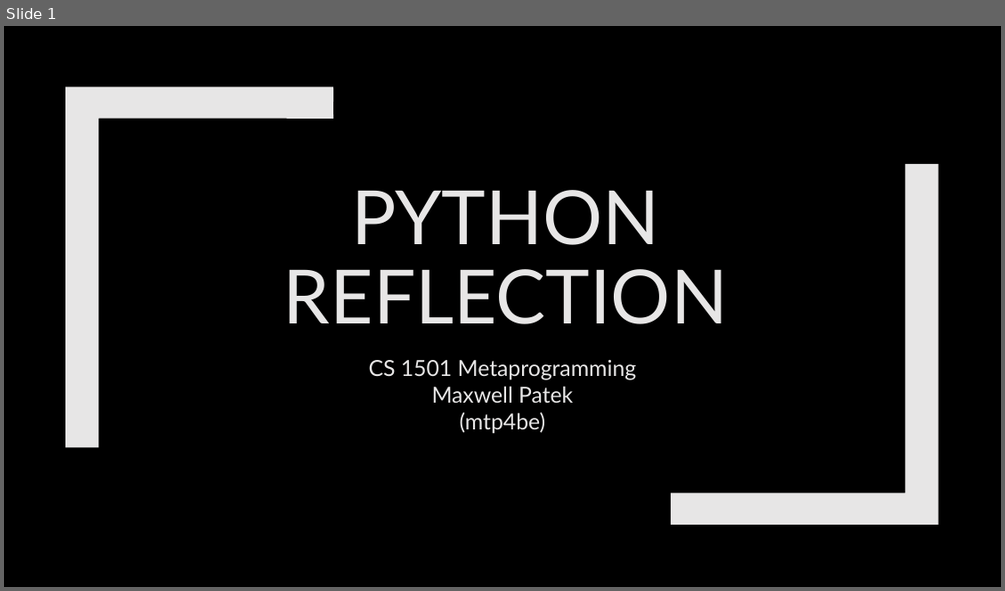
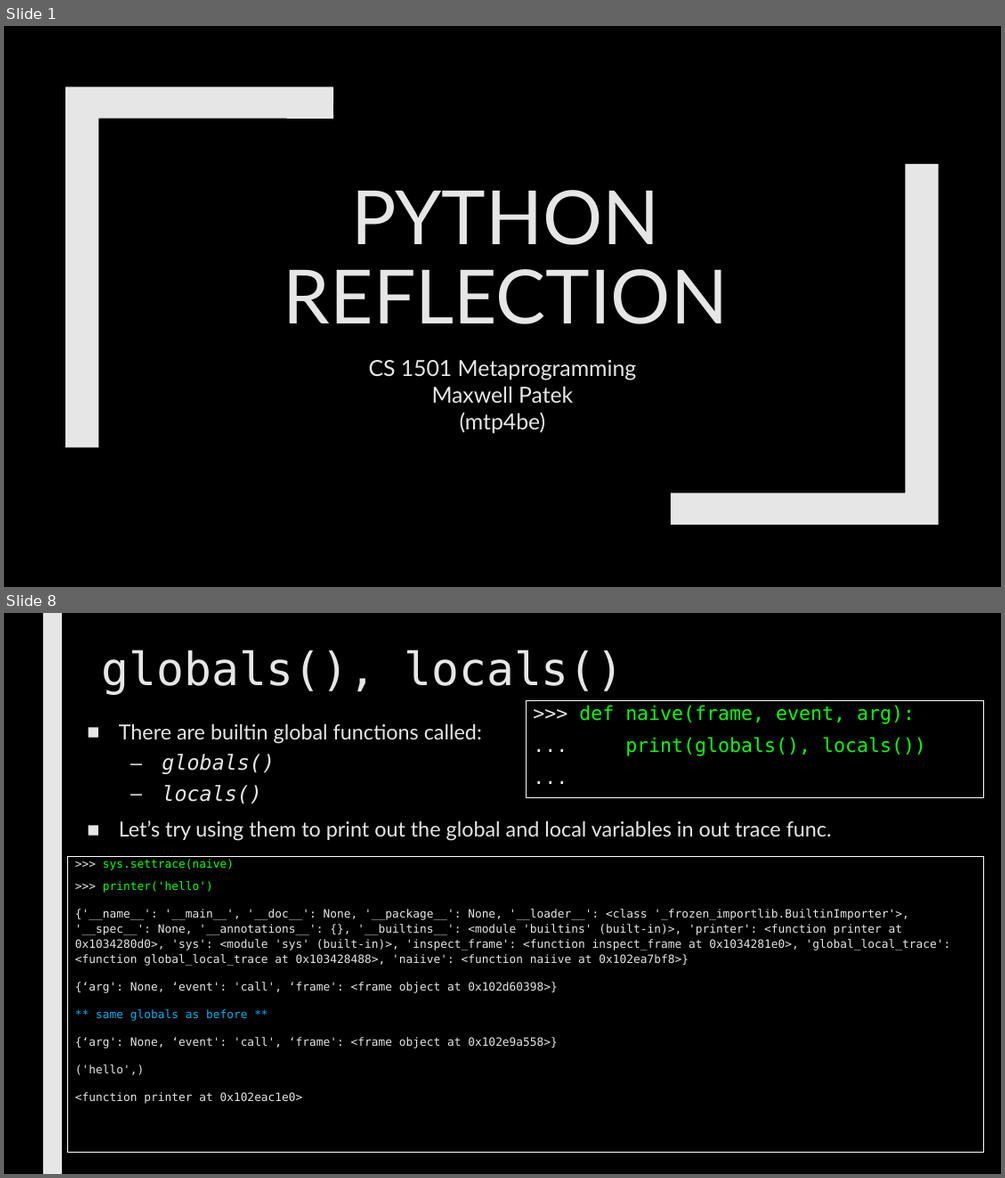
Before and after one commit to max7patek/metaprogramming, a slide deck: slides/06-PythonReflection.pptx. Shown one above the other, each under a label of ours: slide 1 before the commit, slides 1 and 8 after it; the slides between them are not shown. The pictures are 1005x591 and 1005x1178 pixels, drawn with LibreOffice and Linux fonts; fonts in the diff are those of the drawing. Boxes give left, top, right and bottom in pixels: in the first picture for what was removed or moved away, otherwise in the second. Text is boxed around its words. In the diff, an @@ line names an element or a change of style, - is before the commit and + after.

```diff
--- a/slides/06-PythonReflection.pptx
+++ b/slides/06-PythonReflection.pptx
@@ slide 8 added at (4, 613, 1001, 1174), background #000000 @@
@@ rectangle added at (43, 613, 62, 1174), fill #E7E6E6 @@
@@ title added at (102, 649, 623, 695), 44 pt, text #E7E6E6 @@
+globals(), locals()
@@ rectangle added at (526, 701, 984, 798), fill #000000, outline #FFFFFF 0.75 pt, 18.5 pt, text #05FF00 @@
+>>> def naive(frame, event, arg):
+... print(globals(), locals())
+...
@@ text added at (119, 723, 832, 841), 20 pt, text #E7E6E6 @@
+■ There are builtin global functions called:
+  – globals()
+  – locals()
+■ Let’s try using them to print out the global and local variables in out trace func.
@@ rectangle added at (67, 856, 984, 1151), outline #FFFFFF 0.75 pt, 11 pt, text #E7E6E6 @@
+>>> sys.settrace(naive)
+>>> printer('hello')
+{'__name__': '__main__', '__doc__': None, '__package__': None, '__loader__': <class '_frozen_importlib.BuiltinImporter'>, '__spec__': None, '__annotations__': {}, '__builtins__': <module 'builtins' (built-in)>, 'printer': <function printer at 0x1034280d0>, 'sys': <module 'sys' (built-in)>, 'inspect_frame': <function inspect_frame at 0x1034281e0>, 'global_local_trace': <function global_local_trace at 0x103428488>, 'naiive': <function naiive at 0x102ea7bf8>}
+{‘arg': None, ‘event': 'call', ‘frame': <frame object at 0x102d60398>}
+** same globals as before **
+{‘arg': None, ‘event': 'call', ‘frame': <frame object at 0x102e9a558>}
+('hello',)
+<function printer at 0x102eac1e0>
```
Also in this commit, not shown: 3 slides changed, 26 other slides added, 1 other file.
